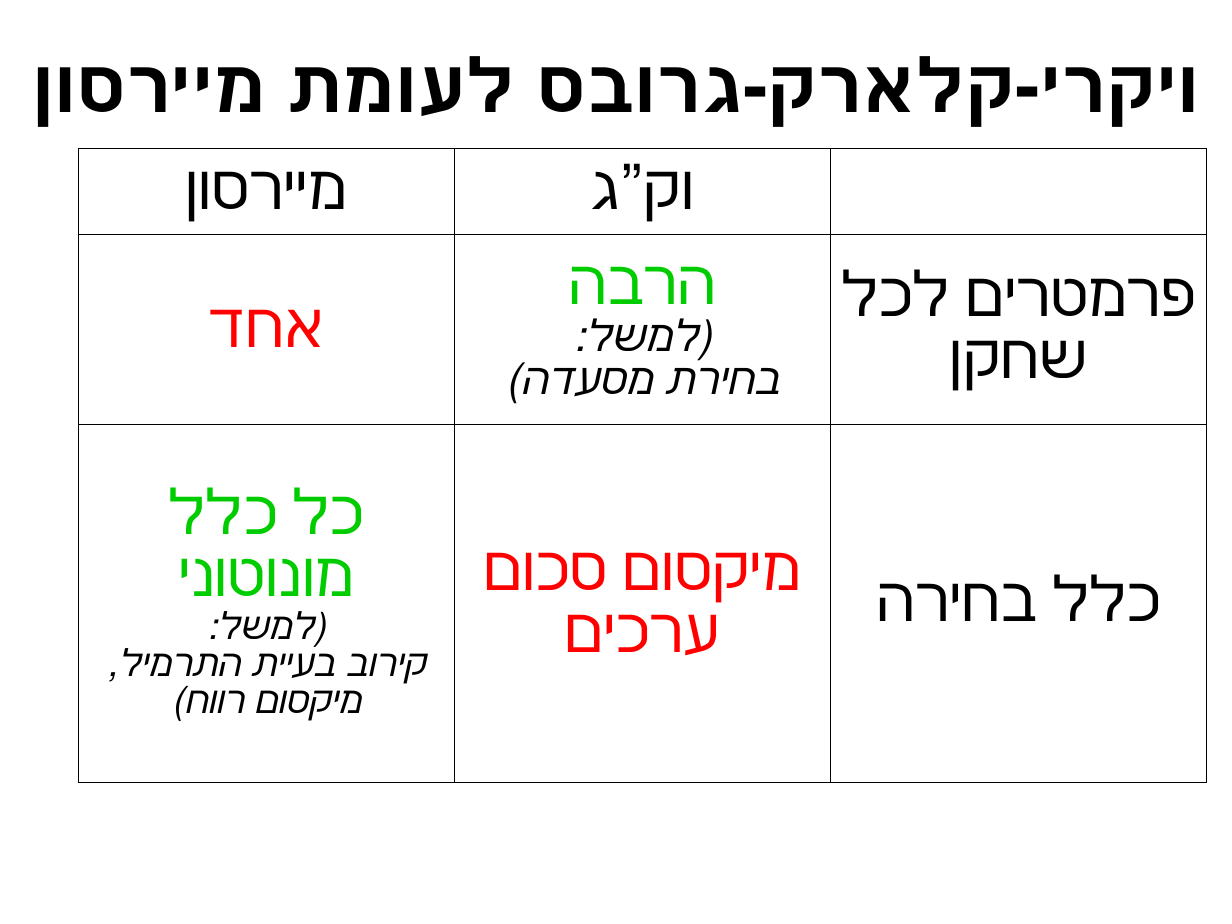
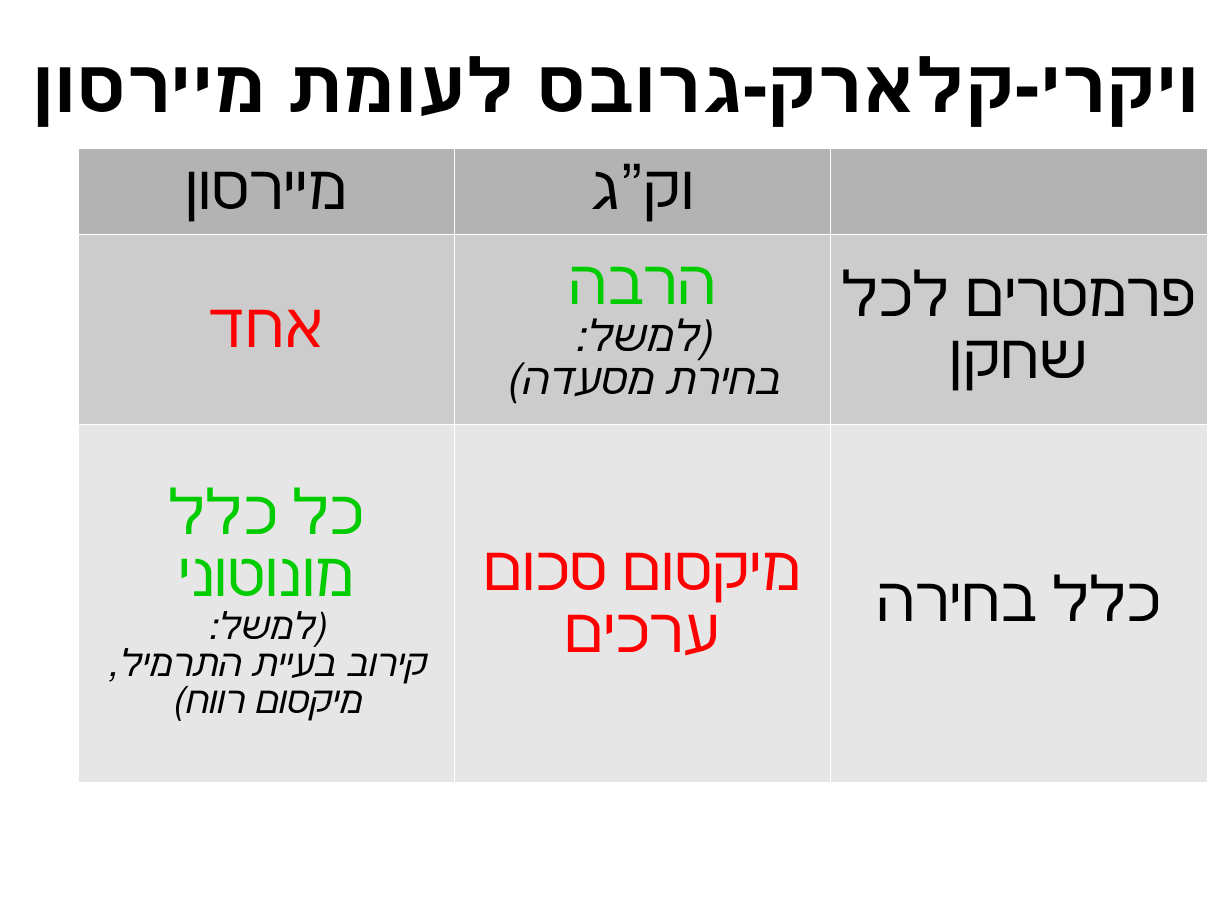
Before and after one commit to erelsgl-at-ariel/algorithms-5780, a slide deck: slide 17 of 06-more-truthful-algorithms/slides.odp. Drawn at 1232x924 pixels with LibreOffice and Linux fonts; fonts in the diff are those of the drawing. Boxes give left, top, right and bottom in pixels: in the first picture for what was removed or moved away, otherwise in the second. Text is boxed around its words. In the diff, an @@ line names an element or a change of style, - is before the commit and + after.

```diff
--- a/06-more-truthful-algorithms/slides.odp
+++ b/06-more-truthful-algorithms/slides.odp
@@ table at box(78, 149, 1209, 775) @@
@@ fill none to #B3B3B3 in 2 cells @@
@@ fill none to #CCCCCC in row 2 @@
@@ fill none to #E6E6E6 in row 3 @@
@@ borders changed @@
```
Also in this commit, not shown: 1 other slide changed, 9 other files.
